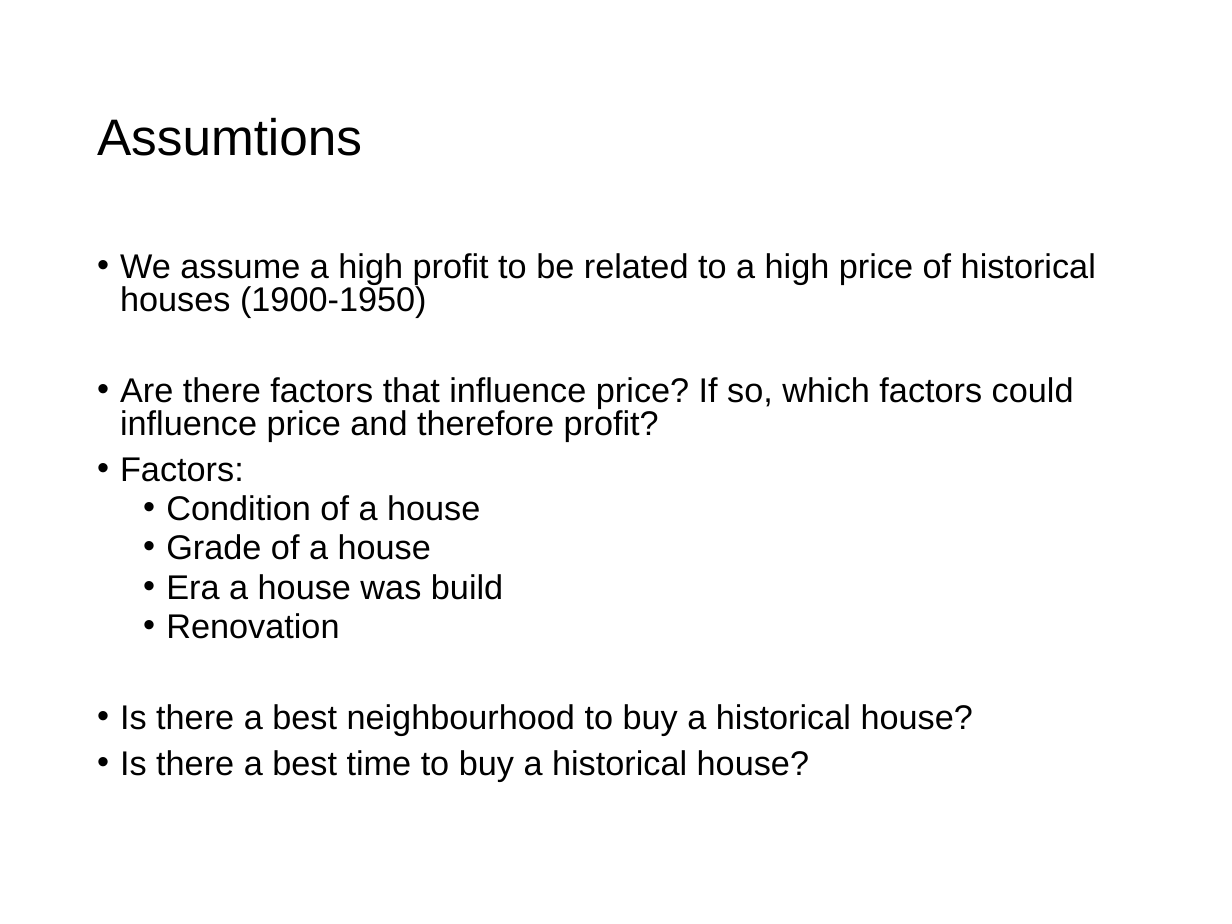
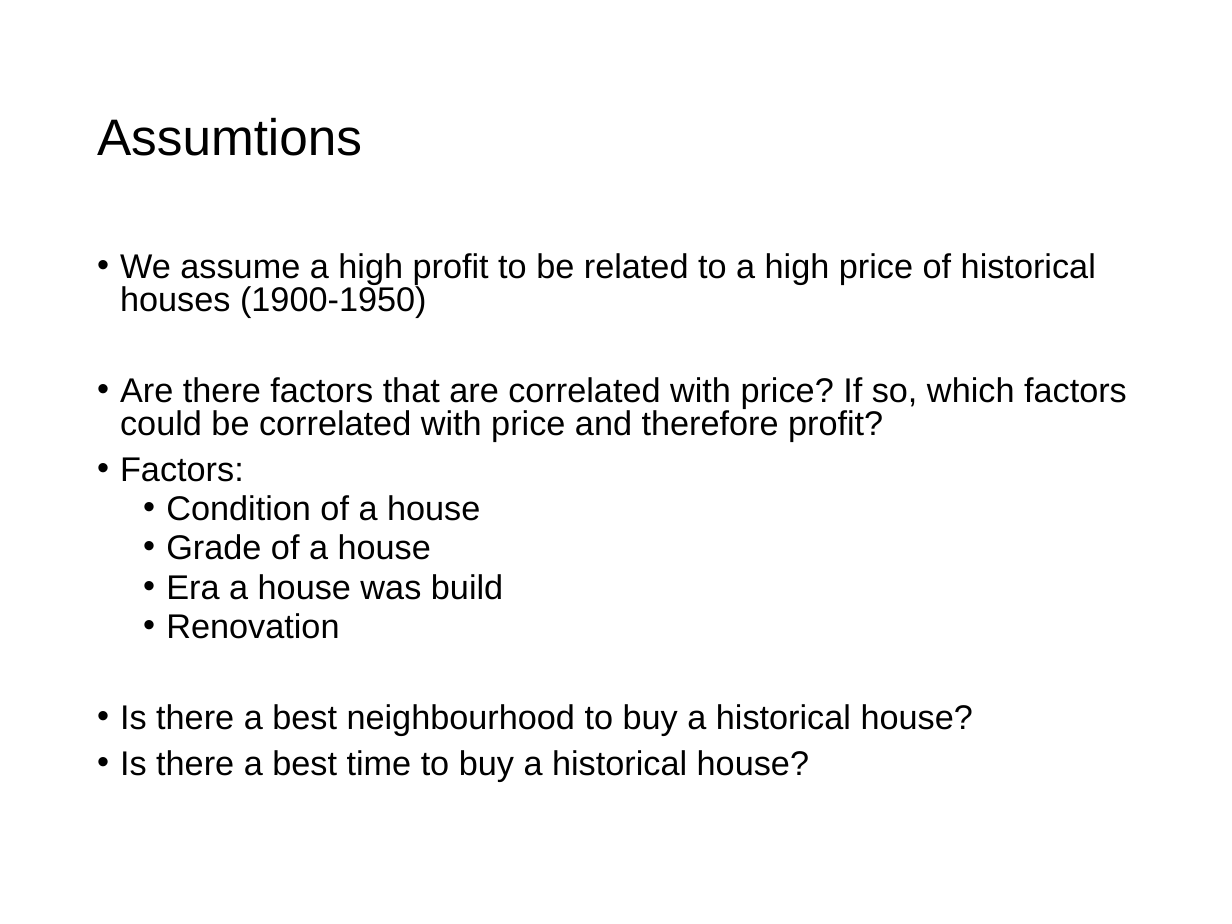
Before and after one commit to JWNowak/eda-project, a slide deck: slide 3 of EDA_presentation.pptx. Drawn at 1232x924 pixels with LibreOffice and Linux fonts; fonts in the diff are those of the drawing. Boxes give left, top, right and bottom in pixels: in the first picture for what was removed or moved away, otherwise in the second. Text is boxed around its words. In the diff, an @@ line names an element or a change of style, - is before the commit and + after.

```diff
--- a/EDA_presentation.pptx
+++ b/EDA_presentation.pptx
@@ text at <box>120,377,1127,442</box>: text changed @@
-• Are there factors that influence price? If so, which factors could influence price and therefore profit?
+• Are there factors that are correlated with price? If so, which factors could be correlated with price and therefore profit?
```
Also in this commit, not shown: 4 other slides changed, 3 other files.
